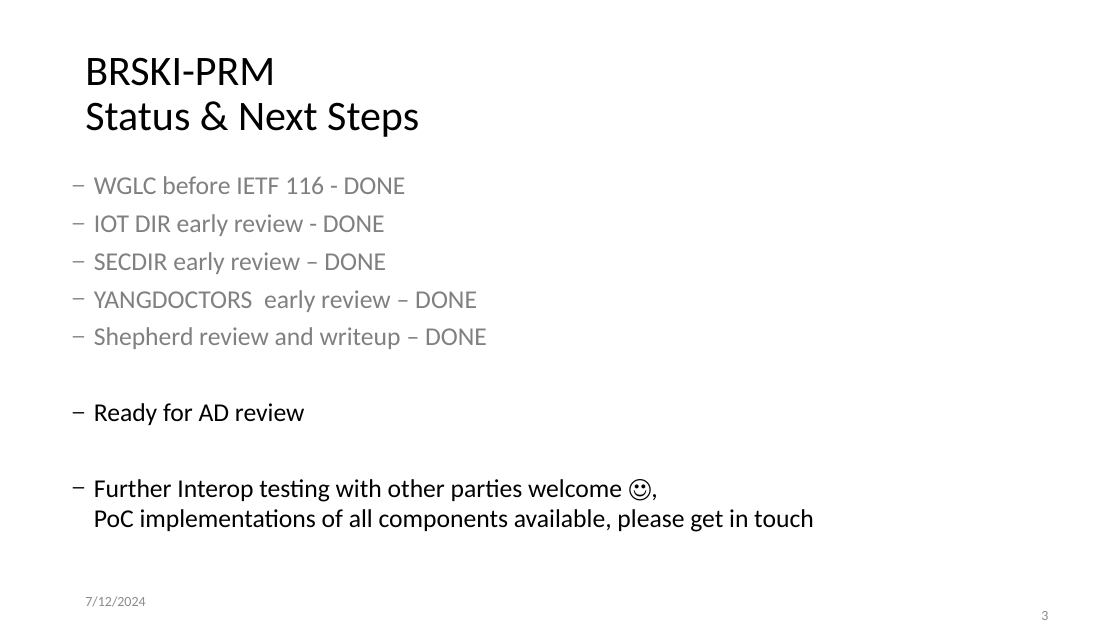
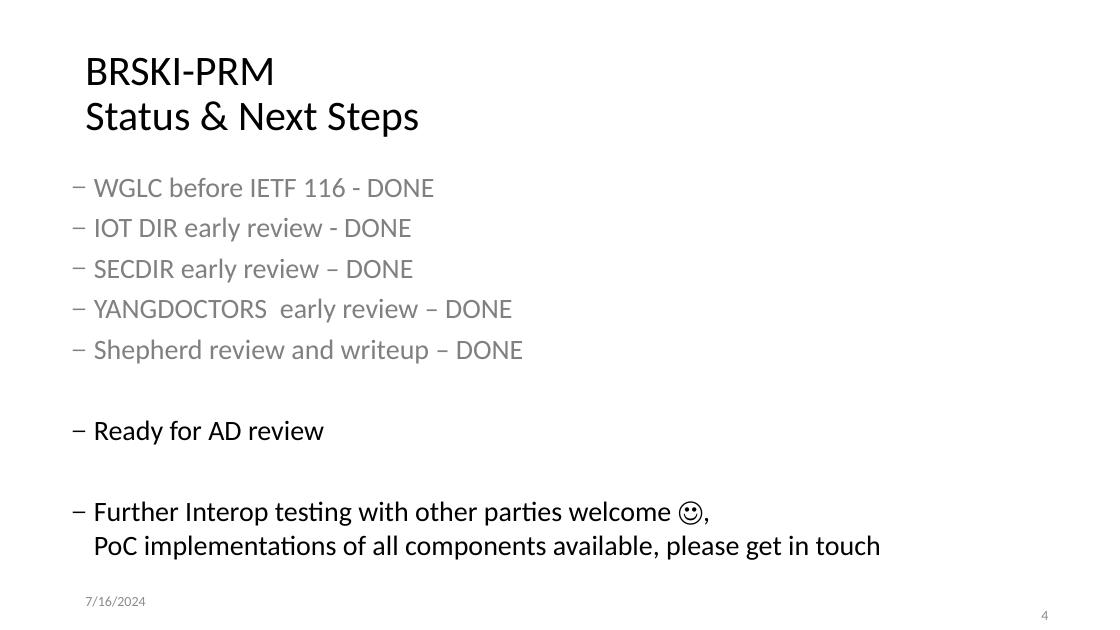
Before and after one commit to anima-wg/anima-brski-prm, a slide deck: slide 4 of presentations/slides-120-anima-update-brski-with-pledge-in-responder-mode-brski-prm.pptx (slide 3 before the commit). Drawn at 1120x630 pixels with LibreOffice and Linux fonts; fonts in the diff are those of the drawing. Boxes give left, top, right and bottom in pixels: in the first picture for what was removed or moved away, otherwise in the second. Text is boxed around its words. In the diff, an @@ line names an element or a change of style, - is before the commit and + after.

Commit message:
Update to provide more details on changes and also include an open question from Design Team meeting on July 16 on supporting enrollment of multiple LDevID certificates

```diff
--- a/presentations/slides-120-anima-update-brski-with-pledge-in-responder-mode-brski-prm.pptx
+++ b/presentations/slides-120-anima-update-brski-with-pledge-in-responder-mode-brski-prm.pptx
@@ text "WGLC before IETF 116 - ..." at [94,177,881,560]: size 22 to 24 pt @@
@@ text at [85,596,145,607]: text changed @@
-7/12/2024
+7/16/2024
@@ page number at [1041,611,1048,620]: text changed @@
-3
+4
```
Also in this commit, not shown: 1 other slide changed, 2 slides added.
